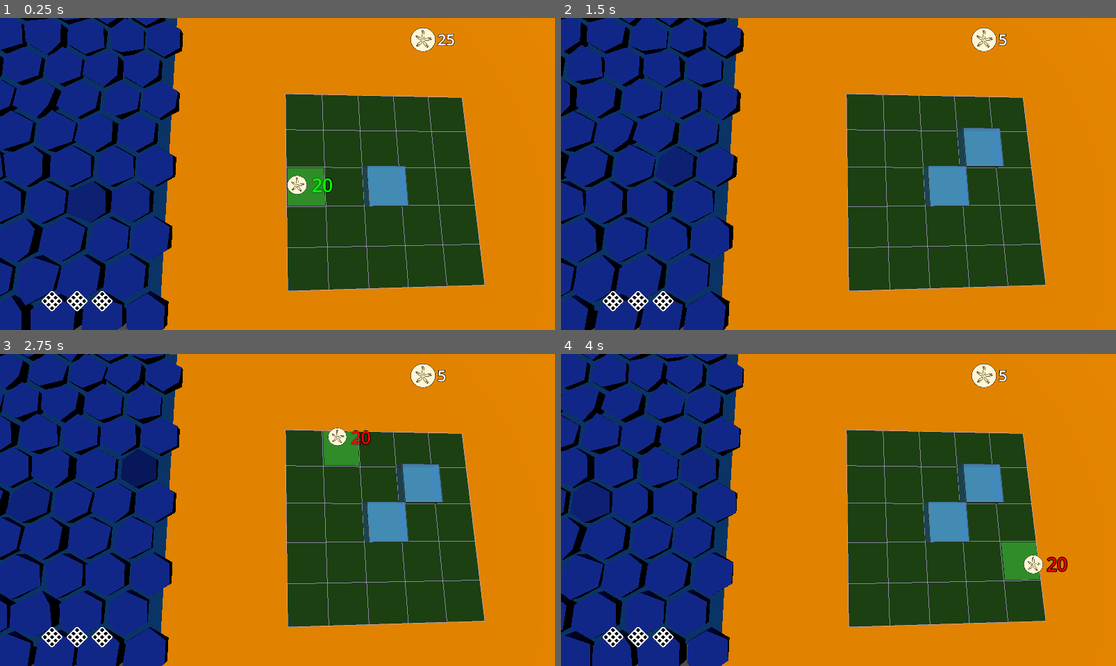
Above: before the commit, frames 1-4 (two rows, left to right).
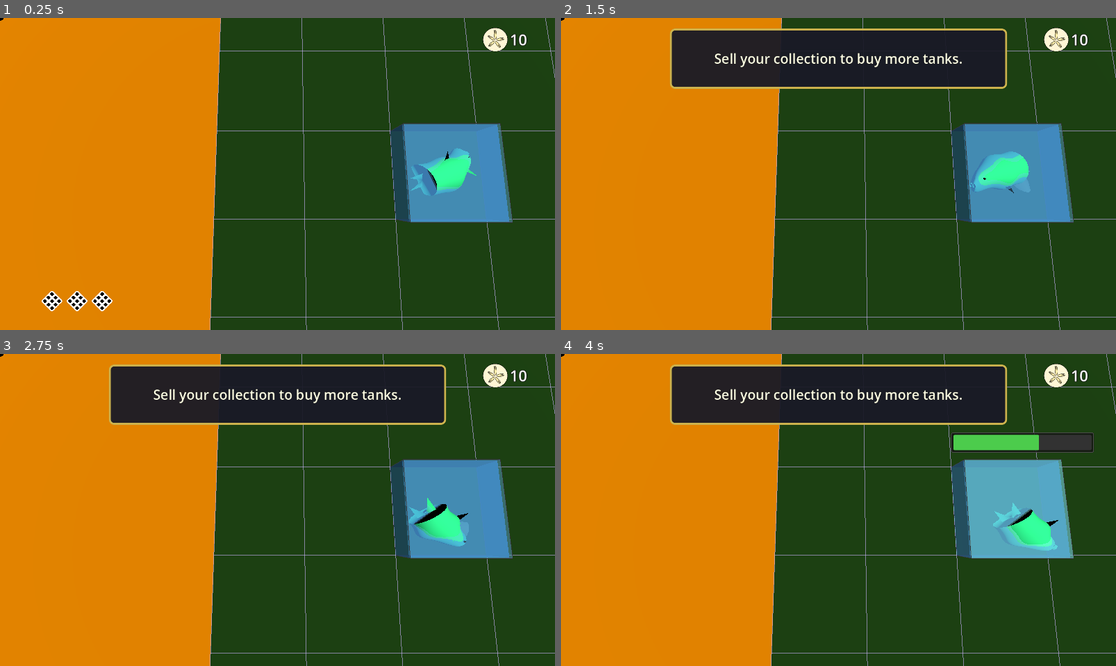
Above: after the commit, the same moments.

Repository: BinRoot/ludum-dare-58
Game: Godot game, scene res://Scenes/world.tscn
Same seed, same stepped clock (60 frames per second), same inputs: the game is played once before the commit and once after it.
Inputs (mouse positions are in pixels of both pictures, inside the frame that each line leads up to):
- Up to frame 1 (0.25 s): no input
- Up to frame 2 (1.5 s): move the mouse to (960, 158) at 0.52 s; click (960, 158) at 0.67 s; drag from (727, 189) to (810, 236) at 1.27 s
- Up to frame 3 (2.75 s): move the mouse to (333, 441) at 2.02 s; click (333, 441) at 2.17 s
- Up to frame 4 (4 s): drag from (810, 572) to (672, 463) at 2.77 s; move the mouse to (1005, 556) at 3.52 s; click (1005, 556) at 3.67 s

The runs differ from the first frame. In frame 1, 78% of the frame differs, in the area x 0-100%, y 0-100%; in frame 2, 78%; in frame 3, 79%; in frame 4, 80%.

Commit message:
tutorial

Diff:
--- a/Scenes/fish_tank.gd
+++ b/Scenes/fish_tank.gd
@@ -649,9 +649,20 @@
 		sell_preview_container.visible = false
 
 func _sell_this_tank():
+	print("[Tank] Selling tank - tutorial_active:", Global.is_tutorial_active, " first_sold:", Global.tutorial_first_tank_sold)
+
 	# Calculate value and award clams
 	var value := Global.compute_tank_sell_value(contained_fish, self)
 	Global.add_clams(value)
+
+	# Check if this is the first tank sold during tutorial
+	if Global.is_tutorial_active and not Global.tutorial_first_tank_sold:
+		print("[Tank] First tutorial tank sold - marking as complete")
+		Global.tutorial_first_tank_sold = true
+		Global.is_tutorial_active = false
+		# Emit signal immediately - it will propagate even if tank gets freed
+		Global.tutorial_completed.emit()
+		print("[Tank] Tutorial completed signal emitted")
 
 	# Free all contained fish
 	for fish in contained_fish:
--- a/Scenes/grid_visualizer.gd
+++ b/Scenes/grid_visualizer.gd
@@ -362,6 +362,11 @@
 				print("Cannot buy - tank selection mode active")
 				return
 
+			# Don't allow buying during tutorial
+			if Global.is_tutorial_active:
+				print("Cannot buy - tutorial mode active")
+				return
+
 			# Use hovered_cell if available (more reliable)
 			if hovered_cell.x >= 0 and hovered_cell.y >= 0:
 				var row = hovered_cell.y
@@ -524,6 +529,16 @@
 			cost_label.visible = false
 		if cost_icon:
 			cost_icon.visible = false
+		return
+
+	# Don't show cost label during tutorial
+	if Global.is_tutorial_active:
+		if cost_label:
+			cost_label.visible = false
+		if cost_icon:
+			cost_icon.visible = false
+		if hover_highlight:
+			hover_highlight.visible = false
 		return
 
 	# Don't show cost label when a tank is being dragged
@@ -623,6 +638,10 @@
 			if Global.is_selecting_tank:
 				return
 
+			# Don't allow buying during tutorial
+			if Global.is_tutorial_active:
+				return
+
 			# If we have a valid hovered cell and it's empty, try to buy
 			if hovered_cell.x >= 0 and hovered_cell.y >= 0:
 				var row = hovered_cell.y
--- a/Scenes/hud.gd
+++ b/Scenes/hud.gd
@@ -14,6 +14,8 @@
 var win_panel: Panel = null
 var win_label: Label = null
 var win_restart_button: Button = null
+var tutorial_panel: Panel = null
+var tutorial_label: Label = null
 
 func _ready():
 	# Allow the HUD to continue processing while the game is paused
@@ -32,6 +34,9 @@
 	# Connect to growth sequence signals
 	Global.growth_sequence_started.connect(_on_growth_sequence_started)
 	Global.growth_sequence_ended.connect(_on_growth_sequence_ended)
+	# Connect to tutorial signals
+	Global.tutorial_started.connect(_on_tutorial_started)
+	Global.tutorial_completed.connect(_on_tutorial_completed)
 
 	# Create the tank selection label
 	_create_tank_selection_label()
@@ -41,6 +46,8 @@
 	_create_game_over_screen()
 	# Create the win screen
 	_create_win_screen()
+	# Create the tutorial screen
+	_create_tutorial_screen()
 
 	# Initial update
 	_on_inventory_changed()
@@ -115,7 +122,7 @@
 	clams_container.anchor_right = 1.0
 	clams_container.anchor_top = 0.0
 	clams_container.anchor_bottom = 0.0
-	clams_container.offset_left = -300
+	clams_container.offset_left = -150
 	clams_container.offset_top = 20
 	clams_container.offset_right = -20
 	clams_container.offset_bottom = 70
@@ -367,6 +374,86 @@
 			child.visible = true
 			return
 
+func _create_tutorial_screen():
+	# Create a semi-transparent panel for tutorial
+	tutorial_panel = Panel.new()
+	tutorial_panel.anchor_left = 0.0
+	tutorial_panel.anchor_top = 0.0
+	tutorial_panel.anchor_right = 1.0
+	tutorial_panel.anchor_bottom = 1.0
+	tutorial_panel.visible = false
+	tutorial_panel.mouse_filter = Control.MOUSE_FILTER_IGNORE  # Allow clicks to pass through
+
+	# Style the panel with semi-transparent background
+	var style_box = StyleBoxFlat.new()
+	style_box.bg_color = Color(0.0, 0.0, 0.0, 0.0)  # Fully transparent background
+	tutorial_panel.add_theme_stylebox_override("panel", style_box)
+
+	add_child(tutorial_panel)
+
+	# Create tutorial message box
+	var message_box = Panel.new()
+	message_box.name = "TutorialMessageBox"
+	message_box.anchor_left = 0.5
+	message_box.anchor_top = 0.15
+	message_box.anchor_right = 0.5
+	message_box.anchor_bottom = 0.15
+	message_box.offset_left = -350
+	message_box.offset_right = 350
+	message_box.offset_top = -75
+	message_box.offset_bottom = 50
+
+
+	# Style the message box
+	var message_style = StyleBoxFlat.new()
+	message_style.bg_color = Color(0.1, 0.1, 0.15, 0.95)
+	message_style.border_color = Color(0.8, 0.7, 0.3, 1.0)
+	message_style.set_border_width_all(4)
+	message_style.corner_radius_top_left = 10
+	message_style.corner_radius_top_right = 10
+	message_style.corner_radius_bottom_left = 10
+	message_style.corner_radius_bottom_right = 10
+	message_box.add_theme_stylebox_override("panel", message_style)
+
+	tutorial_panel.add_child(message_box)
+
+	# Create tutorial label
+	tutorial_label = Label.new()
+	tutorial_label.text = "Sell your collection to buy more tanks."
+	tutorial_label.add_theme_font_size_override("font_size", 28)
+	tutorial_label.add_theme_color_override("font_color", Color(1.0, 1.0, 0.9))
+	tutorial_label.add_theme_color_override("font_outline_color", Color.BLACK)
+	tutorial_label.add_theme_constant_override("outline_size", 2)
+	tutorial_label.horizontal_alignment = HORIZONTAL_ALIGNMENT_CENTER
+	tutorial_label.vertical_alignment = VERTICAL_ALIGNMENT_CENTER
+	tutorial_label.autowrap_mode = TextServer.AUTOWRAP_WORD
+	tutorial_label.anchor_left = 0.0
+	tutorial_label.anchor_top = 0.0
+	tutorial_label.anchor_right = 1.0
+	tutorial_label.anchor_bottom = 1.0
+	tutorial_label.offset_left = 20
+	tutorial_label.offset_right = -20
+	tutorial_label.offset_top = 20
+	tutorial_label.offset_bottom = -20
+
+	message_box.add_child(tutorial_label)
+
+func _on_tutorial_started():
+	print("[HUD] Tutorial started - showing tutorial panel")
+	if tutorial_panel:
+		tutorial_panel.visible = true
+	# Hide inventory during tutorial (but keep clams visible)
+	if inventory_container:
+		inventory_container.visible = false
+
+func _on_tutorial_completed():
+	print("[HUD] Tutorial completed - hiding tutorial panel")
+	if tutorial_panel:
+		tutorial_panel.visible = false
+	# Show inventory after tutorial
+	if inventory_container:
+		inventory_container.visible = true
+
 func _on_inventory_changed():
 	# Update inventory displays for each item type
 	for item in Global.items:
--- a/Scenes/world.gd
+++ b/Scenes/world.gd
@@ -27,7 +27,7 @@
 	generate_hex_grid()
 	update_fish_references()
 
-	# Store original camera position
+	# Store original camera position for later
 	var camera = get_viewport().get_camera_3d()
 	if camera:
 		original_camera_transform = camera.global_transform
@@ -40,8 +40,22 @@
 	if grid_visualizer and grid_visualizer.has_signal("cell_clicked"):
 		grid_visualizer.cell_clicked.connect(_on_grid_cell_clicked)
 
+	# Set camera to tutorial position immediately (before showing anything)
+	_set_camera_to_tutorial_view()
+
+	# Create initial tank and run tutorial
+	_initialize_game_start()
+
 	# Set up periodic game over check
 	_setup_game_over_check()
+
+# Initialize the game with tank creation and tutorial
+func _initialize_game_start():
+	# Create initial tank with 3 fish
+	await _create_initial_tank_with_fish()
+
+	# Start tutorial sequence (waits for tutorial to complete)
+	await _start_tutorial_sequence()
 
 func _setup_game_over_check():
 	# Check for game over every few seconds
@@ -251,6 +265,108 @@
 	# Default fallback
 	return pond_bounds.global_position
 
+# Create an initial tank with 3 fish at game start
+func _create_initial_tank_with_fish():
+	print("Creating initial tank with 3 fish...")
+
+	# Create a new fish tank at the center of the tank area
+	var new_tank = fish_tank_scene.instantiate()
+
+	# Set the tank's grid position to center (using Global.house_cell_size for centering)
+	new_tank.row = floor(float(Global.house_cell_size) / 2.0)
+	new_tank.col = floor(float(Global.house_cell_size) / 2.0)
+
+	# Set the bounds reference
+	new_tank.bounds_shape = tank_area
+
+	# Add the tank to the scene
+	add_child(new_tank)
+
+	# Wait for the tank to be ready and positioned
+	await get_tree().process_frame
+
+	print("Initial tank created at position: ", new_tank.global_position)
+
+	# Spawn 3 fish and add them to the tank
+	for i in range(2):
+		var new_fish = fish_scene.instantiate()
+
+		# Set the bounds for the fish (will be updated when added to tank)
+		new_fish.bounds_shape = pond_bounds
+
+		# Position temporarily in the tank area
+		new_fish.global_position = new_tank.global_position
+
+		# Set initial age to 0 for new fish
+		new_fish.age = 0
+
+		# Add to the scene first
+		add_child(new_fish)
+
+		# Wait a frame for the fish to initialize
+		await get_tree().process_frame
+
+		# Now add the fish to the tank (this will position it correctly)
+		new_tank.add_fish(new_fish)
+
+		print("Fish ", i + 1, " added to initial tank")
+
+	print("Initial tank setup complete with 3 fish")
+
+# Start the tutorial sequence
+func _start_tutorial_sequence():
+	# Wait for everything to be initialized
+	await get_tree().create_timer(0.5).timeout
+
+	# Show tutorial UI (camera is already in position)
+	Global.tutorial_started.emit()
+	print("[Tutorial] Started - waiting for tank to be sold")
+
+	# Wait for tutorial to complete (tank sold)
+	await Global.tutorial_completed
+	print("[Tutorial] Completed signal received")
+
+	# Wait a moment before zooming out
+	await get_tree().create_timer(1.0).timeout
+	print("[Tutorial] Zooming camera back to original view")
+
+	# Zoom camera back to original view
+	_animate_camera_to_original()
+	print("[Tutorial] Tutorial sequence finished")
+
+# Set camera to tutorial view instantly (no animation)
+func _set_camera_to_tutorial_view():
+	var camera = get_viewport().get_camera_3d()
+	if not camera or not tank_area:
+		return
+
+	# Calculate the center point between tank area and sell zone
+	var grid_visualizer = get_node_or_null("GridVisualizer")
+	var target_position = tank_area.global_position
+
+	if grid_visualizer and grid_visualizer.has_method("get_sell_zone_bounds"):
+		var sell_bounds = grid_visualizer.get_sell_zone_bounds()
+		if not sell_bounds.is_empty():
+			var sell_pos = sell_bounds["position"] as Vector3
+			# Find midpoint between tank area and sell zone
+			target_position = tank_area.global_position * 0.55 + sell_pos * 0.45
+
+	# Camera position: above and slightly back from the target
+	var camera_offset = Vector3(0, 9, 1)
+	var target_camera_position = target_position + camera_offset
+
+	# Calculate rotation to look at the target area
+	var direction = (target_position - target_camera_position).normalized()
+	var right = direction.cross(Vector3.UP).normalized()
+	var up = right.cross(direction).normalized()
+	var target_basis = Basis(right, up, -direction)
+
+	# Set camera position and rotation instantly
+	camera.global_position = target_camera_position
+	camera.global_transform.basis = target_basis
+
+	print("[Tutorial] Camera set to tutorial view")
+
 # Animate camera to zoom to the tile where fish was caught
 func _animate_camera_to_tile(tile: Node3D, fish: Node3D):
 	var camera = get_viewport().get_camera_3d()
@@ -307,7 +423,7 @@
 	var tank_center = tank_area.global_position
 
 	# Calculate a nice viewing position above and to the side of the tank area
-	var camera_offset = Vector3(0, 12, 5)  # Above and behind
+	var camera_offset = Vector3(0, 16, 5)  # Above and behind
 	var target_camera_position = tank_center + camera_offset
 
 	# Calculate the target rotation (basis) for looking at tank center
--- a/Scenes/world.tscn
+++ b/Scenes/world.tscn
@@ -1,9 +1,8 @@
-[gd_scene load_steps=14 format=3 uid="uid://bny86q764j0b2"]
+[gd_scene load_steps=13 format=3 uid="uid://bny86q764j0b2"]
 
 [ext_resource type="Script" uid="uid://b5kps4ue5b4hw" path="res://Scenes/world.gd" id="1_5a7ea"]
 [ext_resource type="PackedScene" uid="uid://fmoiqtua5rsi" path="res://Scenes/fish.tscn" id="3_5a7ea"]
 [ext_resource type="PackedScene" uid="uid://dlfuaipowshr3" path="res://Scenes/hud.tscn" id="4_hud"]
-[ext_resource type="PackedScene" uid="uid://clshdani8u3d0" path="res://Scenes/fish_tank.tscn" id="5_fo5ed"]
 [ext_resource type="PackedScene" path="res://Scenes/grid_visualizer.tscn" id="6_grid"]
 
 [sub_resource type="BoxShape3D" id="BoxShape3D_5a7ea"]
@@ -90,9 +89,5 @@
 mesh = SubResource("PlaneMesh_fo5ed")
 surface_material_override/0 = SubResource("StandardMaterial3D_5ukr8")
 
-[node name="FishTank" parent="." node_paths=PackedStringArray("bounds_shape") instance=ExtResource("5_fo5ed")]
-transform = Transform3D(1, 0, 0, 0, 1, 0, 0, 0, 1, 11.673955, 0, 0)
-bounds_shape = NodePath("../Area3D/CollisionShape3D")
-
 [node name="GridVisualizer" parent="." node_paths=PackedStringArray("bounds_shape") instance=ExtResource("6_grid")]
 bounds_shape = NodePath("../Area3D/CollisionShape3D")
--- a/global.gd
+++ b/global.gd
@@ -44,6 +44,12 @@
 # Sell zone config (grid coordinates inside the house grid)
 var sell_tile_row: int = 0
 var sell_tile_col: int = 0
+
+# Tutorial state
+var is_tutorial_active: bool = true
+var tutorial_first_tank_sold: bool = false
+signal tutorial_started
+signal tutorial_completed
 
 # Utility: compute sell value for a tank given its contained fish and tank reference
 # Rules:
@@ -111,7 +117,7 @@
 	inventory_changed.emit()
 
 	# Start with 15 clams
-	clams = 25
+	clams = 10
 	clams_changed.emit()
 
 func use_item(item_id: StringName) -> bool:
